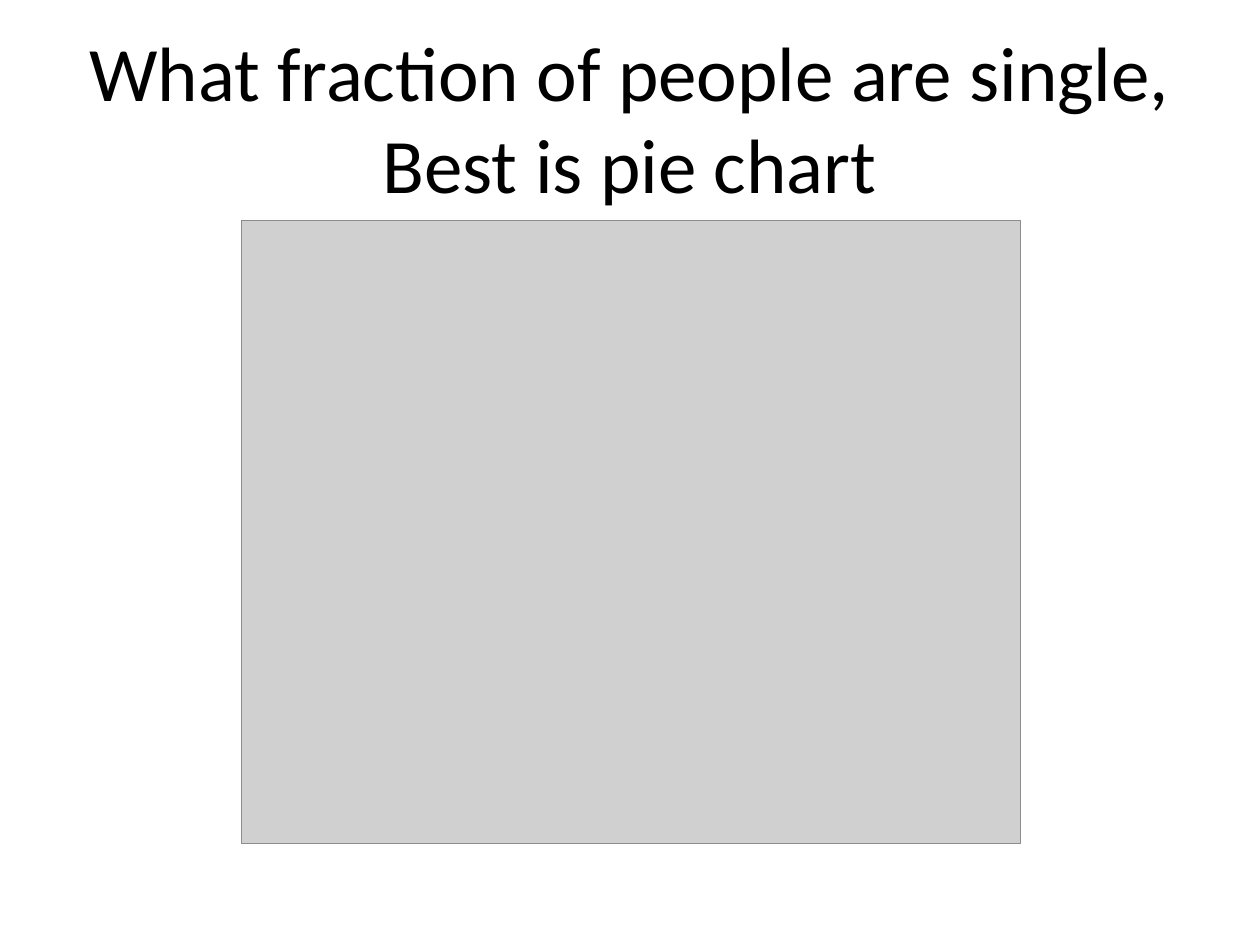
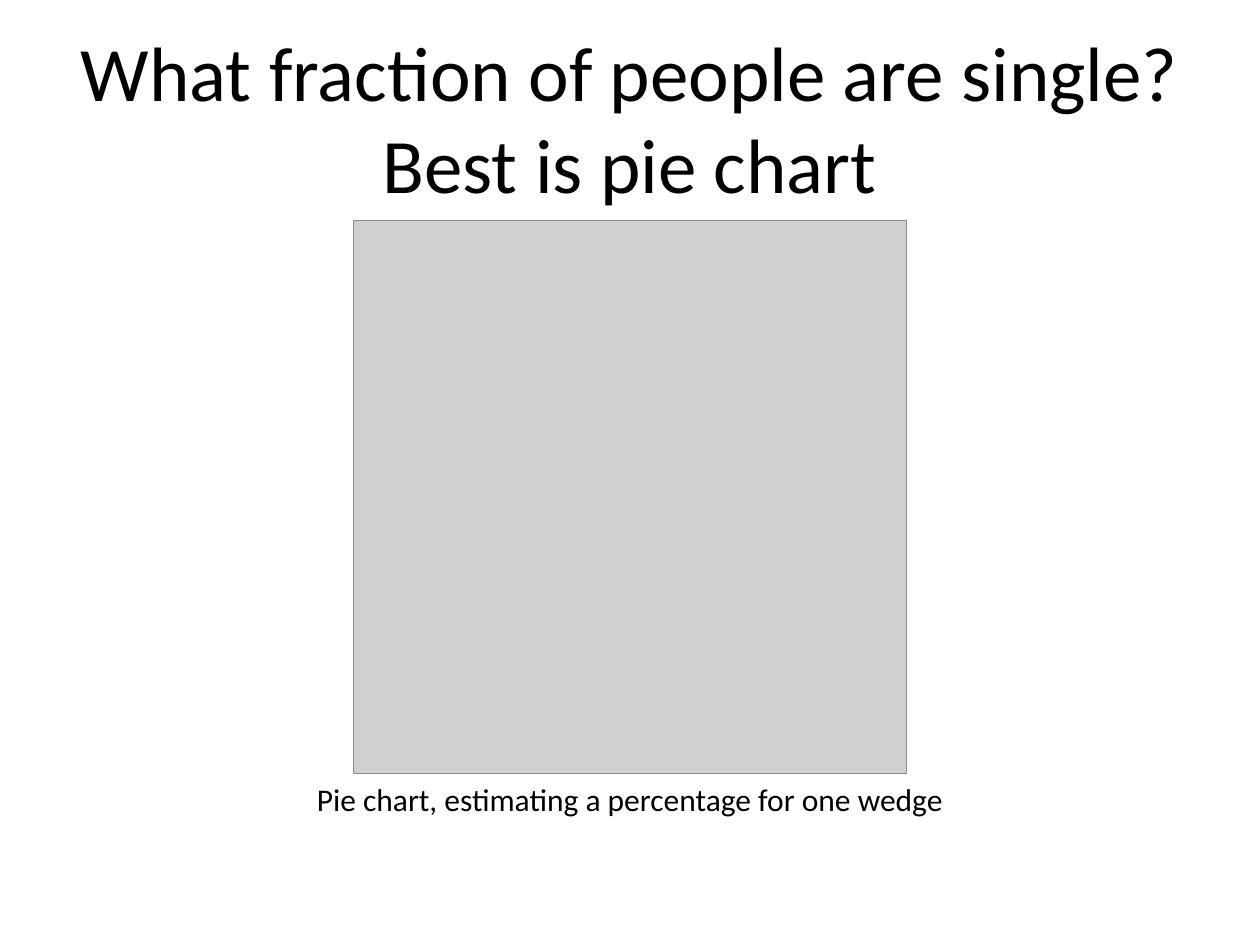
Before and after one commit to pmean/data-visualization, a slide deck: slide 12 of data-viz-01/src/v01-main-scatterplots.pptx. Drawn at 1260x945 pixels with LibreOffice and Linux fonts; fonts in the diff are those of the drawing; grey boxes stand for pictures. Boxes give left, top, right and bottom in pixels: in the first picture for what was removed or moved away, otherwise in the second. Text is boxed around its words. In the diff, an @@ line names an element or a change of style, - is before the commit and + after.

```diff
--- a/data-viz-01/src/v01-main-scatterplots.pptx
+++ b/data-viz-01/src/v01-main-scatterplots.pptx
@@ title at [81,47,1177,206]: text changed @@
-What fraction of people are single, Best is pie chart
+What fraction of people are single? Best is pie chart
@@ picture: place and size @@
-picture at [242,220,1021,843]
+picture at [354,220,907,774]
@@ text added at [317,789,943,817], 18 pt, text #000000 @@
+Pie chart, estimating a percentage for one wedge
```
Also in this commit, not shown: 5 other slides changed, 4 slides added, 25 other files.
